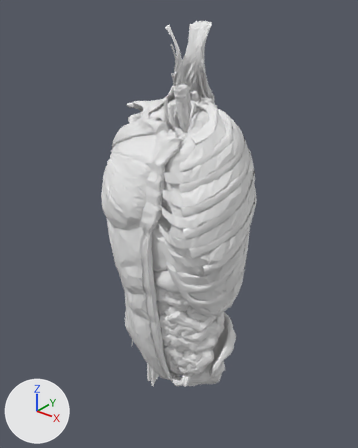
An edit to the glTF model assets/model/trunk.glb, drawn before and after from the same camera.
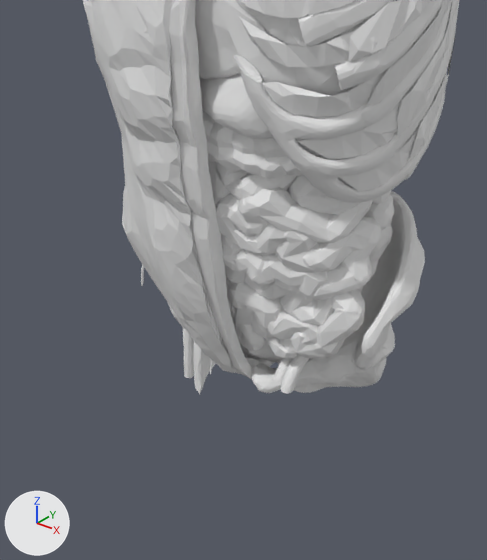
The first picture shows the older version from a camera (50 mm lens) standing at (0.54, -0.67, 0.493) and looking at (-0.017, 0.026, 0.061). The close-ups show the older and then the newer version on the part from 22% to 72% of the width and 54% to 100% of the height of that picture. Only the edits that show in the close-ups are written down. The axes (+X, +Y, +Z) are drawn at lower left. The lights are the same throughout. Where no turn or scale is listed for an object, it has been applied to the vertices.

In view in the first close-up: 'BP24', 'FMA11336', 'FMA13295', 'FMA13336', 'FMA14543nsn', 'FMA16587', 'FMA7148', 'FMA7197', 'FMA7207', 'FMA7208', 'FMA9756', 'FMA9757' and 18 more.
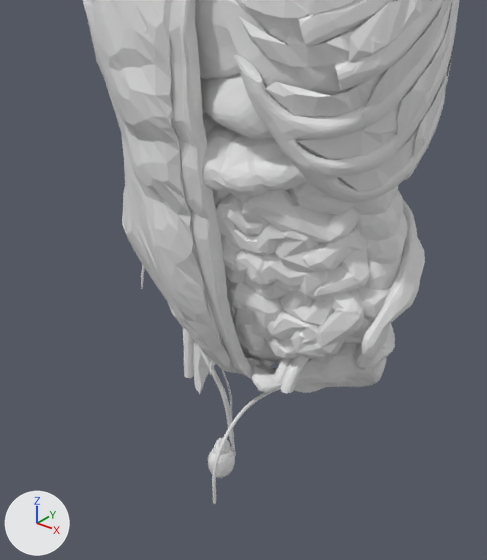
Where the newer file only moved an object's origin or applied its transform, the numbers keep the older frame.

Changed parts and their boxes [x1, y1, x2, y2] in the close-ups (487 x 560 px):
'FMA11336', moved
    both: [169, 0, 253, 379]
'FMA14546', added
    after: [202, 109, 309, 196]
'FMA14547', added
    after: [343, 186, 408, 344]
'FMA14543nsn', deleted
    before: [202, 109, 394, 293]
'FMA7211', added
    after: [208, 448, 235, 478]
'FMA19235', added
    after: [194, 341, 236, 456]
'FMA19667', added
    after: [212, 393, 270, 504]
'FMA18256', added
    after: [214, 438, 231, 455]
'FMA14759', added (mostly hidden)
    after: [222, 370, 232, 416]
'FMA14341', added (mostly hidden)
    after: [222, 371, 231, 410]

The change in detail:
Mesh me_fma14341 is new.
It has 267 vertices, 530 faces and spans x -0.029..0.029, y -0.035..0.035, z -0.166..0.166.
Mesh me_fma14759 is new.
It has 267 vertices, 530 faces and spans x -0.037..0.037, y -0.035..0.035, z -0.169..0.169.
Mesh me_fma18256 is new.
It has 60 vertices, 120 faces and spans x -0.0054..0.0054, y -0.01..0.01, z -0.0123..0.0123.
Mesh me_fma7211 is new.
It has 141 vertices, 278 faces and spans x -0.0104..0.0104, y -0.0113..0.0113, z -0.0146..0.0146.
Mesh me_fma19235 is new.
It has 493 vertices, 986 faces and spans x -0.038..0.038, y -0.051..0.051, z -0.083..0.083.
Mesh me_fma19667 is new.
It has 495 vertices, 986 faces and spans x -0.0082..0.0082, y -0.0612..0.0612, z -0.0568..0.0568.
Mesh me_fma14547 is new.
It has 693 vertices, 1382 faces and spans x -0.068..0.068, y -0.046..0.046, z -0.119..0.119.
Mesh me_fma14546 is new.
It has 692 vertices, 1380 faces and spans x -0.093..0.093, y -0.045..0.045, z -0.036..0.036.
Object 'FMA11336' (ob_fma11336) moves from (0.016, -0.0752, -0.0834) to (0.016, -0.075, -0.0834).
Object 'FMA14543nsn' (ob_fma14543nsn) is deleted.
Object 'FMA14341' (ob_fma14341) is new; it shows me_fma14341.
Its location is (-0.0251, -0.017, -0.2041).
Object 'FMA14759' (ob_fma14759) is new; it shows me_fma14759.
Its location is (-0.0152, -0.0171, -0.2018).
Object 'FMA18256' (ob_fma18256) is new; it shows me_fma18256.
Its location is (-0.005, -0.0519, -0.3635).
Object 'FMA7211' (ob_fma7211) is new; it shows me_fma7211.
Its location is (-0.004, -0.0547, -0.372).
Object 'FMA19235' (ob_fma19235) is new; it shows me_fma19235.
Its location is (-0.025, -0.0058, -0.2987).
Object 'FMA19667' (ob_fma19667) is new; it shows me_fma19667.
Its location is (0.016, -0.0263, -0.3226).
Object 'FMA14547' (ob_fma14547) is new; it shows me_fma14547.
Its location is (0.0651, 0.0015, -0.1181).
Object 'FMA14546' (ob_fma14546) is new; it shows me_fma14546.
Its location is (0.0196, -0.0544, -0.0308).
